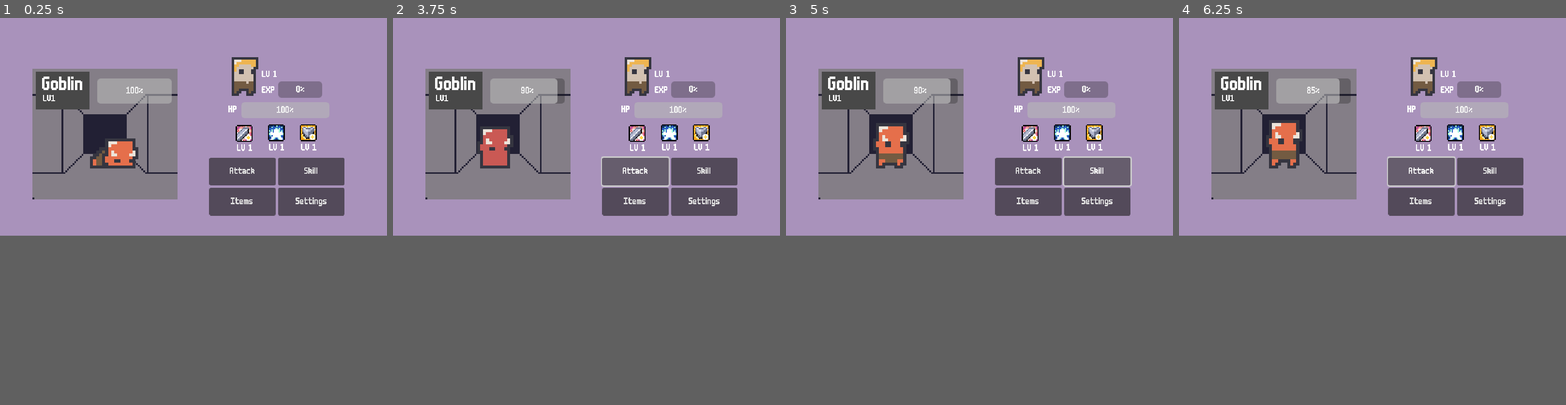
Above: before the commit, frames 1-4 (left to right).
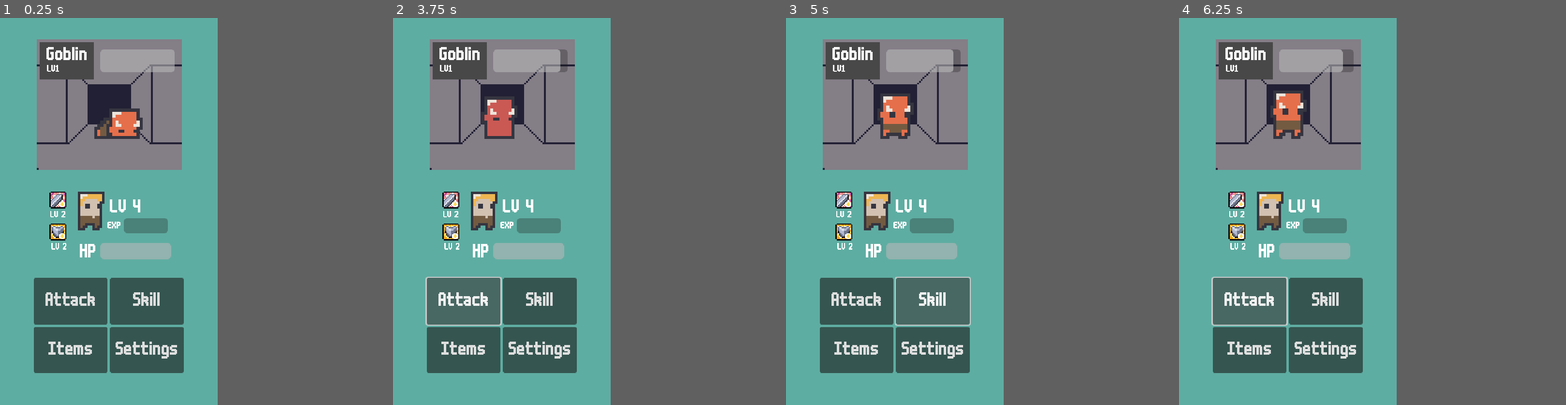
Above: after the commit, the same moments.

Repository: THE21Falcam/Dungeon-Madness
Game: Godot game, scene res://Main World/Layout/Landscape.tscn
Two runs of this game, one before a commit and one after it. Both use one fixed random seed, a clock stepped at 60 frames per second and the inputs below.
Inputs:
- Up to frame 1 (0.25 s): no input
- Up to frame 2 (3.75 s): click "Attack" at 0.5 s; click "Skill" at 1.25 s; click "Items" at 2 s; click "Settings" at 2.75 s; click "Attack" at 3.5 s
- Up to frame 3 (5 s): click "Skill" at 4.25 s
- Up to frame 4 (6.25 s): click "Items" at 5 s; click "Attack" at 5.75 s
In our replay, the window is 800x450 before the commit and 450x800 after it. These sizes can differ from the game's own. Grey fills any space a smaller window leaves; there, only what the larger window draws over its background counts as a difference.

The runs differ from the first frame. In frame 1, 43% of the frame differs, in the area x 0-89%, y 0-92%; in frame 2, 43%; in frame 3, 43%; in frame 4, 43%.

Commit message:
Structuructured the game to be a mobile game

Diff:
--- a/Main World/Layout/Landscape.tscn
+++ b/Main World/Layout/Landscape.tscn
@@ -7,180 +7,169 @@
 [ext_resource type="Texture2D" uid="uid://cpn8vglwg72bg" path="res://Assets/[VerArc Stash] Basic_Skills_and_Buffs/Buffs/attack_boost.png" id="3_dvrh3"]
 [ext_resource type="Texture2D" uid="uid://i7iwwefbsp7t" path="res://Assets/Dungeon Sprites by analogstudios/mHero_.png" id="3_gbj8d"]
 [ext_resource type="Texture2D" uid="uid://cauuum3ud4ose" path="res://Assets/[VerArc Stash] Basic_Skills_and_Buffs/Buffs/defense_boost.png" id="4_iucys"]
-[ext_resource type="Texture2D" uid="uid://ra3vdcwk2kia" path="res://Assets/[VerArc Stash] Basic_Skills_and_Buffs/Buffs/ghost_form_(physical_damage_immunity).png" id="9_2tmv7"]
-
-[sub_resource type="Theme" id="Theme_dvrh3"]
-default_font = ExtResource("2_3p1nf")
 
 [node name="Main World" type="Node2D"]
 texture_filter = 1
-position = Vector2(1, 0)
 script = ExtResource("1_oua0k")
 
 [node name="ColorRect" type="ColorRect" parent="."]
 offset_left = -113.0
-offset_top = -68.0
-offset_right = 753.0
-offset_bottom = 428.0
-color = Color(0.66277343, 0.5719349, 0.7330646, 1)
-
-[node name="Extra UI" type="CanvasLayer" parent="."]
-
-[node name="Dungen GUI" type="Control" parent="Extra UI"]
-texture_filter = 1
-layout_mode = 3
-anchors_preset = 8
-anchor_left = 0.5
-anchor_top = 0.5
-anchor_right = 0.5
-anchor_bottom = 0.5
-offset_left = -319.0
-offset_top = -180.0
-offset_right = 321.0
-offset_bottom = 180.0
-grow_horizontal = 2
-grow_vertical = 2
-theme = SubResource("Theme_dvrh3")
-
-[node name="Foe HP Bar" type="ProgressBar" parent="Extra UI/Dungen GUI"]
+offset_top = -109.0
+offset_right = 472.0
+offset_bottom = 754.0
+color = Color(0.37048164, 0.6787809, 0.6364452, 1)
+
+[node name="Hero HP Text" type="Label" parent="."]
+anchors_preset = 8
+anchor_left = 0.5
+anchor_top = 0.5
+anchor_right = 0.5
+anchor_bottom = 0.5
+offset_left = 124.0
+offset_top = 366.0
+offset_right = 168.0
+offset_bottom = 411.0
+grow_horizontal = 2
+grow_vertical = 2
+theme_override_fonts/font = ExtResource("2_3p1nf")
+theme_override_font_sizes/font_size = 32
+text = "HP"
+horizontal_alignment = 1
+vertical_alignment = 1
+
+[node name="Hero HP Bar" type="ProgressBar" parent="Hero HP Text"]
 layout_mode = 1
 anchors_preset = 8
 anchor_left = 0.5
 anchor_top = 0.5
 anchor_right = 0.5
 anchor_bottom = 0.5
-offset_left = -160.0
-offset_top = -80.0
-offset_right = -37.0
-offset_bottom = -38.0
+offset_left = 20.0
+offset_top = -16.5
+offset_right = 137.0
+offset_bottom = 10.5
 grow_horizontal = 2
 grow_vertical = 2
 max_value = 20.0
 step = 1.0
 value = 20.0
-
-[node name="Hero HP Text" type="Label" parent="Extra UI/Dungen GUI"]
-layout_mode = 1
-anchors_preset = 8
-anchor_left = 0.5
-anchor_top = 0.5
-anchor_right = 0.5
-anchor_bottom = 0.5
-offset_left = 57.0
-offset_top = -35.0
-offset_right = 71.0
-offset_bottom = -21.0
-grow_horizontal = 2
-grow_vertical = 2
-text = "HP"
-horizontal_alignment = 1
-vertical_alignment = 1
-
-[node name="Hero HP Bar" type="ProgressBar" parent="Extra UI/Dungen GUI/Hero HP Text"]
-layout_mode = 1
-anchors_preset = 8
-anchor_left = 0.5
-anchor_top = 0.5
-anchor_right = 0.5
-anchor_bottom = 0.5
-offset_left = 14.0
-offset_top = -13.5
-offset_right = 160.0
-offset_bottom = 13.5
-grow_horizontal = 2
-grow_vertical = 2
-max_value = 20.0
-step = 1.0
-value = 20.0
-
-[node name="GridContainer" type="GridContainer" parent="Extra UI/Dungen GUI"]
-layout_mode = 1
-anchors_preset = 8
-anchor_left = 0.5
-anchor_top = 0.5
-anchor_right = 0.5
-anchor_bottom = 0.5
-offset_left = 25.0
-offset_top = 51.0
-offset_right = 249.0
-offset_bottom = 147.0
+show_percentage = false
+
+[node name="GridContainer" type="GridContainer" parent="."]
+anchors_preset = 8
+anchor_left = 0.5
+anchor_top = 0.5
+anchor_right = 0.5
+anchor_bottom = 0.5
+offset_left = 56.0
+offset_top = 430.0
+offset_right = 304.0
+offset_bottom = 587.0
 grow_horizontal = 2
 grow_vertical = 2
 columns = 2
 
-[node name="Attack" type="Button" parent="Extra UI/Dungen GUI/GridContainer"]
-layout_mode = 2
-size_flags_horizontal = 3
-size_flags_vertical = 3
+[node name="Attack" type="Button" parent="GridContainer"]
+layout_mode = 2
+size_flags_horizontal = 3
+size_flags_vertical = 3
+theme_override_fonts/font = ExtResource("2_3p1nf")
+theme_override_font_sizes/font_size = 32
 text = "Attack
 "
 
-[node name="Skill" type="Button" parent="Extra UI/Dungen GUI/GridContainer"]
-layout_mode = 2
-size_flags_horizontal = 3
-size_flags_vertical = 3
+[node name="Skill" type="Button" parent="GridContainer"]
+layout_mode = 2
+size_flags_horizontal = 3
+size_flags_vertical = 3
+theme_override_fonts/font = ExtResource("2_3p1nf")
+theme_override_font_sizes/font_size = 32
 text = "Skill"
 
-[node name="Item" type="Button" parent="Extra UI/Dungen GUI/GridContainer"]
-layout_mode = 2
-size_flags_horizontal = 3
-size_flags_vertical = 3
+[node name="Item" type="Button" parent="GridContainer"]
+layout_mode = 2
+size_flags_horizontal = 3
+size_flags_vertical = 3
+theme_override_fonts/font = ExtResource("2_3p1nf")
+theme_override_font_sizes/font_size = 32
 text = "Items"
 
-[node name="Settings" type="Button" parent="Extra UI/Dungen GUI/GridContainer"]
-layout_mode = 2
-size_flags_horizontal = 3
-size_flags_vertical = 3
+[node name="Settings" type="Button" parent="GridContainer"]
+layout_mode = 2
+size_flags_horizontal = 3
+size_flags_vertical = 3
+theme_override_fonts/font = ExtResource("2_3p1nf")
+theme_override_font_sizes/font_size = 32
 text = "Settings"
 
-[node name="Level" type="Label" parent="Extra UI/Dungen GUI"]
-layout_mode = 0
-offset_left = 432.0
-offset_top = 87.0
-offset_right = 486.0
-offset_bottom = 101.0
-text = "LV 1"
-vertical_alignment = 1
-
-[node name="EXP" type="Label" parent="Extra UI/Dungen GUI"]
-layout_mode = 0
-offset_left = 432.0
-offset_top = 113.0
-offset_right = 454.0
-offset_bottom = 127.0
+[node name="Level" type="Label" parent="."]
+offset_left = 182.0
+offset_top = 300.0
+offset_right = 208.0
+offset_bottom = 314.0
+scale = Vector2(2, 2)
+theme_override_fonts/font = ExtResource("2_3p1nf")
+text = "LV 4"
+vertical_alignment = 1
+
+[node name="EXP" type="Label" parent="."]
+offset_left = 178.0
+offset_top = 337.0
+offset_right = 200.0
+offset_bottom = 351.0
+theme_override_fonts/font = ExtResource("2_3p1nf")
 text = "EXP"
 horizontal_alignment = 1
 vertical_alignment = 1
 
-[node name="ProgressBar" type="ProgressBar" parent="Extra UI/Dungen GUI/EXP"]
+[node name="ProgressBar" type="ProgressBar" parent="EXP"]
 layout_mode = 0
 offset_left = 27.0
-offset_top = -8.0
+offset_top = -6.0
 offset_right = 100.0
 offset_bottom = 19.0
+show_percentage = false
 
 [node name="Main Camera" type="Camera2D" parent="."]
-position = Vector2(320, 180)
+position = Vector2(180, 320)
 
 [node name="Player Profile" type="Sprite2D" parent="."]
 texture_filter = 1
-position = Vector2(403, 81)
+position = Vector2(149, 303)
 scale = Vector2(4, 4)
 texture = ExtResource("3_gbj8d")
 hframes = 8
 vframes = 6
 
 [node name="DungenLayout" type="Sprite2D" parent="."]
-position = Vector2(174, 192)
+position = Vector2(181, 143)
 scale = Vector2(3, 3)
 texture = ExtResource("1_2tp7a")
 
+[node name="Foe HP Bar" type="ProgressBar" parent="."]
+anchors_preset = 8
+anchor_left = 0.5
+anchor_top = 0.5
+anchor_right = 0.5
+anchor_bottom = 0.5
+offset_left = 166.0
+offset_top = 52.0
+offset_right = 289.0
+offset_bottom = 90.0
+grow_horizontal = 2
+grow_vertical = 2
+theme_override_fonts/font = ExtResource("2_3p1nf")
+max_value = 20.0
+step = 1.0
+value = 20.0
+show_percentage = false
+
 [node name="Dungen Foe" parent="." instance=ExtResource("2_gbj8d")]
-position = Vector2(174, 189)
+position = Vector2(181, 140)
 scale = Vector2(5, 5)
 
 [node name="AttackBoost" type="Sprite2D" parent="."]
-position = Vector2(404, 191)
+position = Vector2(96, 301)
 scale = Vector2(2, 2)
 texture = ExtResource("3_dvrh3")
 
@@ -188,57 +177,37 @@
 anchors_preset = -1
 anchor_top = 0.03125
 anchor_bottom = 0.03125
-offset_left = -6.0
+offset_left = -8.0
 offset_top = 8.5
-offset_right = 20.0
+offset_right = 25.0
 offset_bottom = 22.5
 scale = Vector2(0.5, 0.5)
 theme_override_fonts/font = ExtResource("2_3p1nf")
-text = "LV 1"
-horizontal_alignment = 1
-vertical_alignment = 1
-metadata/_edit_use_anchors_ = true
+text = "LV 2"
+horizontal_alignment = 1
+vertical_alignment = 1
 
 [node name="DefenseBoost" type="Sprite2D" parent="."]
-position = Vector2(510, 190)
+position = Vector2(96, 354)
 scale = Vector2(2, 2)
 texture = ExtResource("4_iucys")
 
 [node name="Label" type="Label" parent="DefenseBoost"]
-offset_left = -6.5
+offset_left = -7.5
 offset_top = 9.0
-offset_right = 19.5
+offset_right = 25.5
 offset_bottom = 23.0
 scale = Vector2(0.5, 0.5)
 theme_override_fonts/font = ExtResource("2_3p1nf")
-text = "LV 1"
-horizontal_alignment = 1
-vertical_alignment = 1
-metadata/_edit_use_anchors_ = true
-
-[node name="GhostForm(physicalDamageImmunity)" type="Sprite2D" parent="."]
-position = Vector2(457, 190)
-scale = Vector2(2, 2)
-texture = ExtResource("9_2tmv7")
-
-[node name="Label" type="Label" parent="GhostForm(physicalDamageImmunity)"]
-offset_left = -6.5
-offset_top = 8.5
-offset_right = 19.5
-offset_bottom = 22.5
-scale = Vector2(0.5, 0.5)
-theme_override_fonts/font = ExtResource("2_3p1nf")
-theme_override_font_sizes/font_size = 16
-text = "LV 1"
-horizontal_alignment = 1
-vertical_alignment = 1
-metadata/_edit_use_anchors_ = true
+text = "LV 2"
+horizontal_alignment = 1
+vertical_alignment = 1
 
 [node name="ColorRect3" type="ColorRect" parent="."]
-offset_left = 59.0
-offset_top = 89.0
-offset_right = 148.0
-offset_bottom = 151.0
+offset_left = 66.0
+offset_top = 40.0
+offset_right = 155.0
+offset_bottom = 102.0
 color = Color(0.28118682, 0.28118688, 0.28118682, 1)
 
 [node name="Label" type="Label" parent="ColorRect3"]
@@ -260,4 +229,4 @@
 theme_override_fonts/font = ExtResource("2_3p1nf")
 text = "LV1"
 
-[connection signal="pressed" from="Extra UI/Dungen GUI/GridContainer/Attack" to="." method="_on_attack_pressed"]
+[connection signal="pressed" from="GridContainer/Attack" to="." method="_on_attack_pressed"]
--- a/Main World/main_world.gd
+++ b/Main World/main_world.gd
@@ -1,8 +1,8 @@
 extends Node2D
 
 @onready var Enemy = $"Dungen Foe"
-@onready var For_HP_Bar = $"Extra UI/Dungen GUI/Foe HP Bar"
-@onready var Attack_Button = $"Extra UI/Dungen GUI/GridContainer/Attack"
+@onready var For_HP_Bar = $"Foe HP Bar"
+@onready var Attack_Button = $"GridContainer/Attack"
 
 func _process(delta: float) -> void:
 	For_HP_Bar.value = Enemy.HP
--- a/project.godot
+++ b/project.godot
@@ -21,12 +21,13 @@
 
 [display]
 
-window/size/viewport_width=640
-window/size/viewport_height=360
-window/size/window_width_override=1280
-window/size/window_height_override=720
+window/size/viewport_width=360
+window/size/viewport_height=640
+window/size/window_width_override=720
+window/size/window_height_override=1280
 window/stretch/mode="viewport"
 window/stretch/aspect="expand"
+window/handheld/orientation=1
 
 [rendering]
 
Binary file added: Assets/spring.png
Not shown, added: Assets/spring.png.import
Not shown: 1 places in Main World/Layout/Landscape.tscn that only renumber resources
Not shown, changed: README.md
